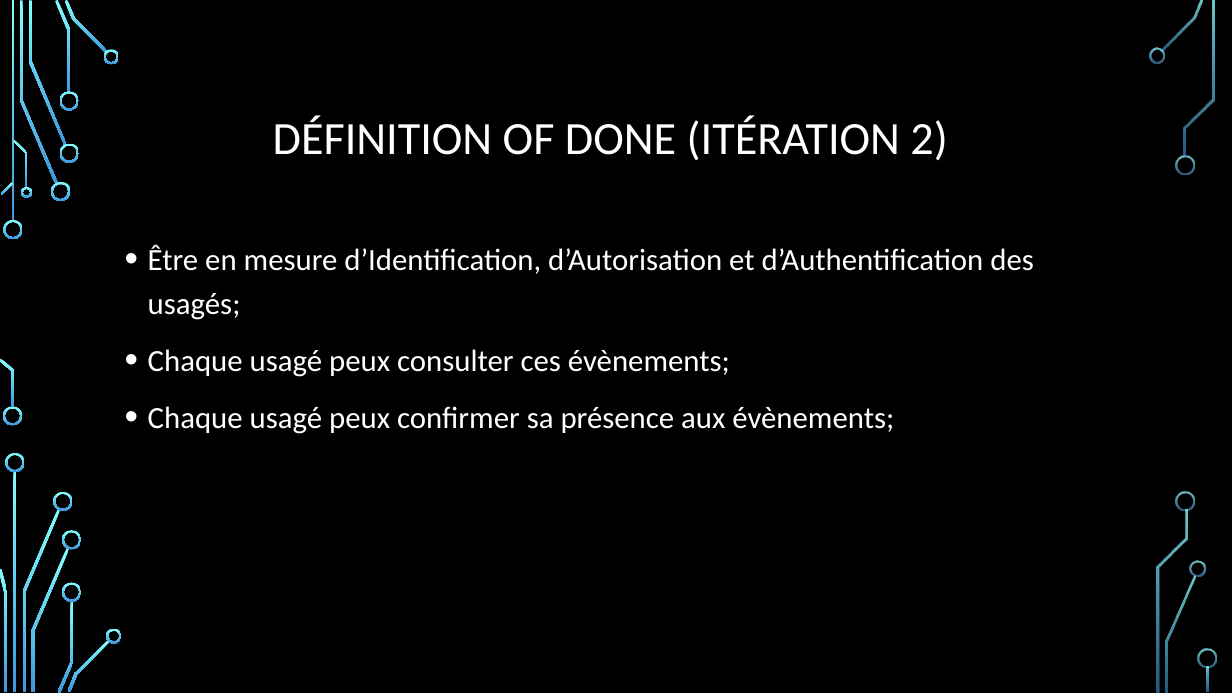
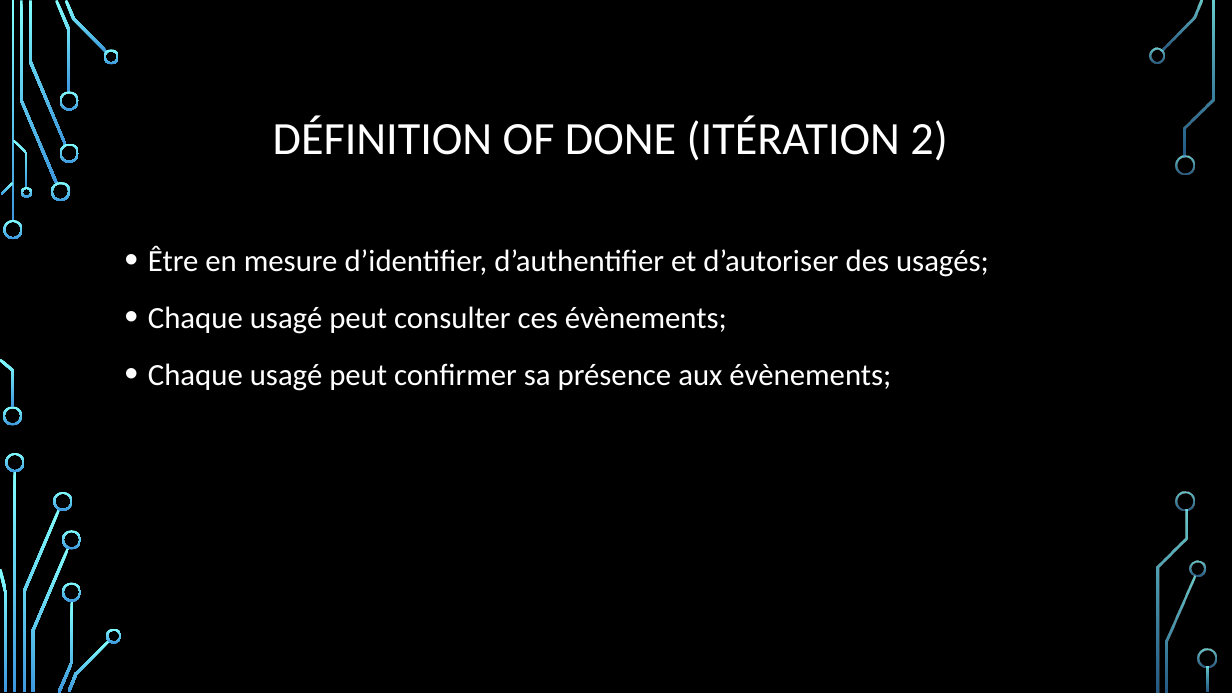
Before and after one commit to DFC-Informatique-Cegep-de-Sainte-Foy/GestionEquipesSportives, a slide deck: slide 11 of Documentation/Revue 1/Presentation_Revue_1.pptx. Drawn at 1232x693 pixels with LibreOffice and Linux fonts; fonts in the diff are those of the drawing; background and template pictures are left out. Boxes give left, top, right and bottom in pixels: in the first picture for what was removed or moved away, otherwise in the second. Text is boxed around its words. In the diff, an @@ line names an element or a change of style, - is before the commit and + after.

```diff
--- a/Documentation/Revue 1/Presentation_Revue_1.pptx
+++ b/Documentation/Revue 1/Presentation_Revue_1.pptx
@@ text at [148,245,989,391]: text changed @@
-• Être en mesure d’Identification, d’Autorisation et d’Authentification des usagés;
-• Chaque usagé peux consulter ces évènements;
-• Chaque usagé peux confirmer sa présence aux évènements;
+• Être en mesure d’identifier, d’authentifier et d’autoriser des usagés;
+• Chaque usagé peut consulter ces évènements;
+• Chaque usagé peut confirmer sa présence aux évènements;
```
Also in this commit, not shown: 6 other slides changed, 1 other file.
